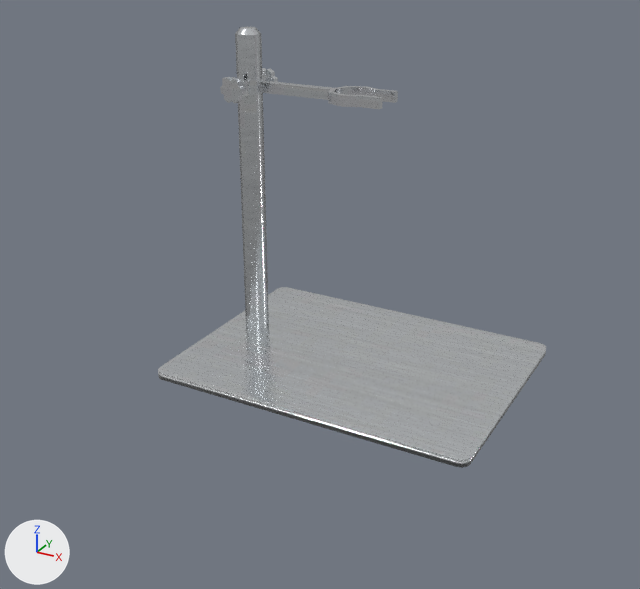
Two versions of the glTF model Assets/Exothermic reaction/Stand.glb, one commit apart.
Both versions are drawn from a camera (50 mm lens) standing at (2.2, -4.13, 1.64) and looking at (0.02, -0.16, -0.35). The lights are fixed; the arrows at lower left show +X, +Y and +Z. The older version comes first. Where no turn or scale is listed for an object, it has been applied to the vertices. Vertices at exactly the same position are counted once.

Before the edit, the objects in view are built like this:
```python
me_cube_008 = bpy.data.meshes.new('Cube.008')
me_cube_008.from_pydata(...)  # 96 vertices, 188 faces; spans x -1.22..0.73, y -0.73..0.73, z -0.02..0.02
me_cube_008.materials.append(mat_stainless_steel)
me_sciencesetemissive_sciencesetemissive_02_0_001 = bpy.data.meshes.new('ScienceSetEmissive_ScienceSetEmissive_02_0.001')
me_sciencesetemissive_sciencesetemissive_02_0_001.from_pydata(...)  # 156 vertices, 284 faces; spans x -0.23..0.83, y -0.2..0.2, z -1.6..0.32
me_sciencesetemissive_sciencesetemissive_02_0_001.materials.append(mat_stainless_steel)
ob_cube_001 = bpy.data.objects.new('Cube.001', me_cube_008)
ob_cube_001.location = (0.338, 0.178, -0.9)
ob_sciencesetemissive_sciencesetemissive_02_0_001 = bpy.data.objects.new('ScienceSetEmissive_ScienceSetEmissive_02_0.001', me_sciencesetemissive_sciencesetemissive_02_0_001)
ob_sciencesetemissive_sciencesetemissive_02_0_001.location = (-0.611, 0.251, 0.684)
```
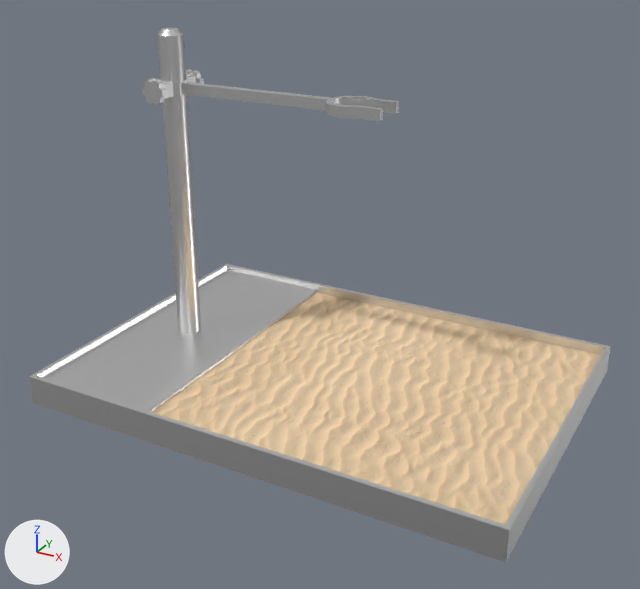
Commit message: updated stand

What the commit changed:
Picture '43' (img_43) is new.
Material 'Material.007' (mat_material_007) is new.
Its texture is img_43.
Its roughness is 1.0.
Material 'Material.002' (mat_material_002) is new.
Its base color is (0.8, 0.8, 0.8) (white #e7e7e7).
Its metallic is 1.0.
Its roughness is 0.347.
me_sciencesetemissive_sciencesetemissive_02_0_001 is used by ob_sciencesetemissive_sciencesetemissive_02_0_001; location (-0.611, 0.251, 0.684).
Verts and faces of me_sciencesetemissive_sciencesetemissive_02_0_001; kept vertices keep their numbers, new ones are numbered from 156.
me_sciencesetemissive_sciencesetemissive_02_0_001 had 156 vertices, 284 faces and spanned x -0.23..0.83, y -0.2..0.2, z -1.6..0.32.
me_sciencesetemissive_sciencesetemissive_02_0_001 now has 272 vertices, 502 faces and spans x -0.45..2.39, y -1.0..1.0, z -1.7..0.32.
me_sciencesetemissive_sciencesetemissive_02_0_001 part 1: a new loose piece of 96 vertices spanning x -0.44..0.34, y -0.99..0.99, z -1.61..-1.56, in mat_material_002 (white #e7e7e7).
me_sciencesetemissive_sciencesetemissive_02_0_001 part 2: a new loose piece of 16 vertices spanning x -0.45..2.39, y -1.0..1.0, z -1.7..-1.53, in mat_material_002 (white #e7e7e7).
Part 3, on me_sciencesetemissive_sciencesetemissive_02_0_001:
24 vertices in x 0.54..0.83, y -0.15..0.15, z -0.03..0.03 move by (0.48, 0.0, 0.0).
14 vertices in x 0.49..0.71, y -0.11..0.11, z -0.03..0.03 move by (0.47, 0.0, 0.0).
Part 4, on me_sciencesetemissive_sciencesetemissive_02_0_001:
New vertex 156 is at (0.33, 0.97, -1.58), pixel (315, 292).
New vertex 157 is at (0.33, -0.97, -1.58).
New vertex 158 is at (2.36, 0.97, -1.58).
New vertex 159 is at (2.36, -0.97, -1.58).
New faces: (156, 158, 159), (156, 159, 157) (mat_material_007 (picture img_43)).
me_sciencesetemissive_sciencesetemissive_02_0_001 part 5: 284 faces spanning x -0.23..1.31, y -0.2..0.2, z -1.6..0.32 switch from mat_stainless_steel to mat_material_002 (white #e7e7e7).
me_sciencesetemissive_sciencesetemissive_02_0_001 gains material mat_material_007 (picture img_43).
Object 'Cube.001' (ob_cube_001) is deleted.
Object 'ScienceSetEmissive_ScienceSetEmissive_02_0.001' (ob_sciencesetemissive_sciencesetemissive_02_0_001) moves from (-0.611, 0.251, 0.684) to (-0.968, -0.001, 0.684).

What differs and where, as boxes (x1, y1, x2, y2) in the pictures (640 x 589 px; the box of a moved part takes in the faces that stretch with it):
'ScienceSetEmissive_ScienceSetEmissive_02_0.001', reshaped, moved (226% wider, 75% taller): before (220, 27, 398, 331); after (29, 28, 611, 562)
'Cube.001', deleted: before (158, 287, 546, 468)
part 1 of me_sciencesetemissive_sciencesetemissive_02_0_001, added: after (42, 270, 315, 412)
part 2 of me_sciencesetemissive_sciencesetemissive_02_0_001, added: after (29, 264, 611, 562)
part 3 of me_sciencesetemissive_sciencesetemissive_02_0_001, moved or reshaped: before (222, 77, 398, 109); after (147, 78, 399, 121)
part 4 of me_sciencesetemissive_sciencesetemissive_02_0_001, added (beige): after (152, 292, 601, 525)
part 5 of me_sciencesetemissive_sciencesetemissive_02_0_001, recoloured: before (220, 27, 398, 331); after (142, 28, 399, 334)
